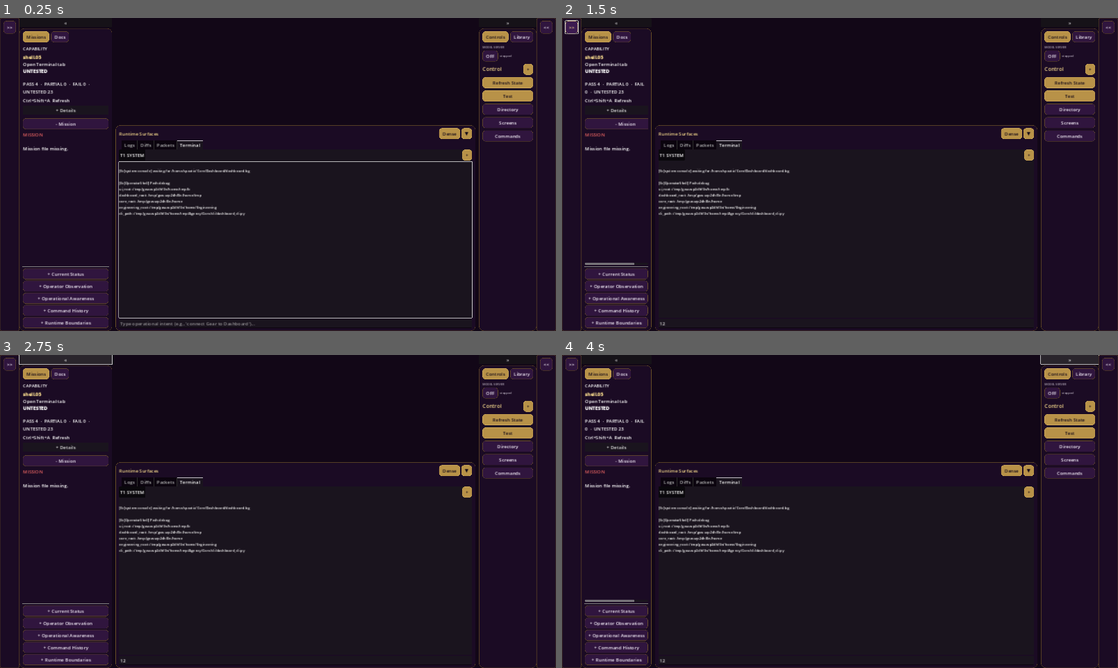
Above: before the commit, frames 1-4 (two rows, left to right).
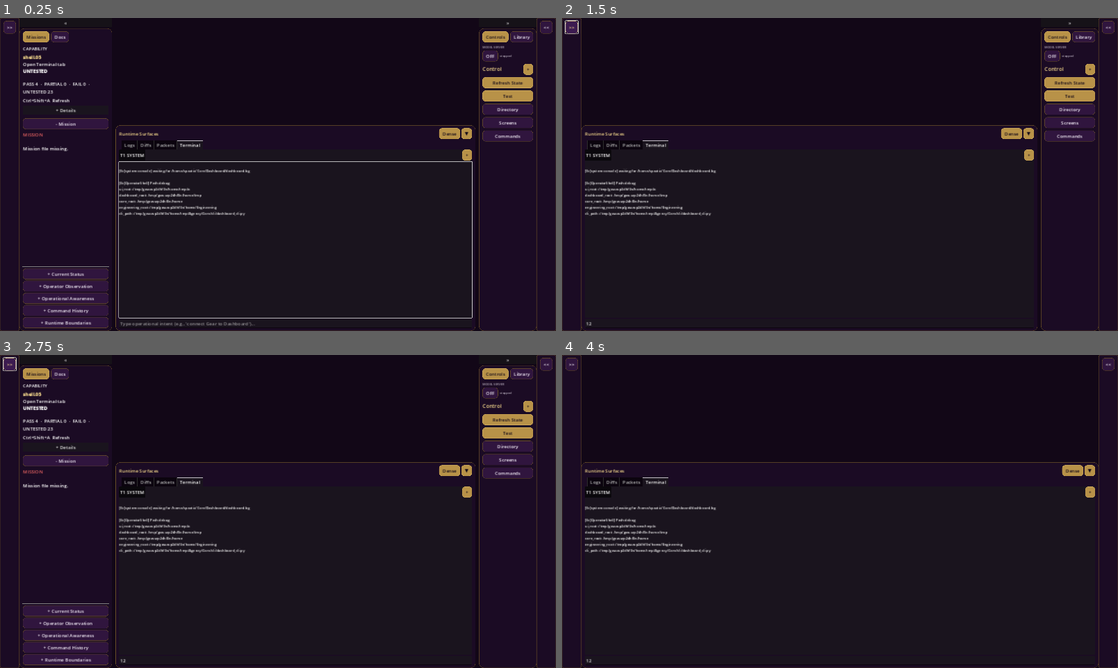
Above: after the commit, the same moments.

Repository: Precision-Tower/Spaceship
Game: Godot game, scene res://scenes/Main.tscn
The game is run twice, just before and just after one commit, with the same random seed, the same clock (stepped at 60 frames per second) and the same inputs.
Inputs (mouse positions are in pixels of both pictures, inside the frame that each line leads up to):
- Up to frame 1 (0.25 s): no input
- Up to frame 2 (1.5 s): click (856, 324) at 0.52 s; type "12" at 0.6 s; click ">>" at 1.25 s
- Up to frame 3 (2.75 s): click "«" (after the commit: ">>") at 2 s
- Up to frame 4 (4 s): click "«" at 2.75 s; click "»" at 3.5 s

The runs differ from the first frame. In frame 1, less than 0.1% of the frame differs, in the area x 33-34%, y 54-55%; in frame 2, 5.3%; in frame 3, less than 0.1%; in frame 4, 8.3%, in the area x 3-97%, y 0-100%.

Commit message:
fix: remove nonexistent drag_ended signals, keep expand-fill on workspace

Diff:
--- a/UI/OperatorShell/Main.gd
+++ b/UI/OperatorShell/Main.gd
@@ -977,25 +977,54 @@
 
 
 func _toggle_left_dock() -> void:
-	print("[Toggle] left called, left_split=", left_split)
+	print("[Toggle] left, open=", left_dock_open, " split=", left_split)
 	if left_split == null:
 		return
-	if left_split.split_offset > 30:
+	left_dock_open = not left_dock_open
+	if left_dock_shell:
+		left_dock_shell.visible = left_dock_open
+	if left_split:
+		left_split.split_offset = 320 if left_dock_open else 0
+	call_deferred("_dump_panel_state")
+
+func _on_left_drag_ended() -> void:
+	if left_split == null or left_dock_shell == null:
+		return
+	var offset: int = left_split.split_offset
+	if offset < 60 and left_dock_open:
+		left_dock_open = false
+		left_dock_shell.visible = false
 		left_split.split_offset = 0
-	else:
-		left_split.split_offset = 320
+	elif offset >= 60 and not left_dock_open:
+		left_dock_open = true
+		left_dock_shell.visible = true
 
 
 func _toggle_right_dock() -> void:
-	print("[Toggle] right called, center_right_split=", center_right_split)
+	print("[Toggle] right, open=", right_dock_open, " split=", center_right_split)
 	if center_right_split == null:
 		return
+	right_dock_open = not right_dock_open
+	if right_dock_shell:
+		right_dock_shell.visible = right_dock_open
+	if center_right_split:
+		var total_w: int = int(center_right_split.size.x)
+		center_right_split.split_offset = (total_w - 340) if right_dock_open else total_w
+	call_deferred("_dump_panel_state")
+
+func _on_right_drag_ended() -> void:
+	if center_right_split == null or right_dock_shell == null:
+		return
 	var total_w: int = int(center_right_split.size.x)
-	var panel_w: int = total_w - center_right_split.split_offset
-	if panel_w > 30:
+	var offset: int = center_right_split.split_offset
+	var panel_w: int = total_w - offset
+	if panel_w < 60 and right_dock_open:
+		right_dock_open = false
+		right_dock_shell.visible = false
 		center_right_split.split_offset = total_w
-	else:
-		center_right_split.split_offset = total_w - 340
+	elif panel_w >= 60 and not right_dock_open:
+		right_dock_open = true
+		right_dock_shell.visible = true
 
 
 func _top_bar() -> Control:
@@ -1154,6 +1183,8 @@
 func _workspace() -> Control:
 	workspace_surface = WorkspaceSurface.new(self)
 	workspace_control = workspace_surface.build()
+	workspace_control.size_flags_horizontal = Control.SIZE_EXPAND_FILL
+	workspace_control.size_flags_vertical = Control.SIZE_EXPAND_FILL
 	workspace_tabs = workspace_surface.workspace_tabs
 	return workspace_control
 
--- a/UI/OperatorShell/layout/WorkspaceSurface.gd
+++ b/UI/OperatorShell/layout/WorkspaceSurface.gd
@@ -11,10 +11,12 @@
 
 func build() -> Control:
 	var shell := PanelContainer.new()
-	shell.size_flags_vertical = Control.SIZE_FILL
+	shell.size_flags_horizontal = Control.SIZE_EXPAND_FILL
+	shell.size_flags_vertical = Control.SIZE_EXPAND_FILL
 	shell.custom_minimum_size = Vector2(0, 0)
 	host._panel(shell, Palette.PLUM_PANEL, Palette.GOLD_DARK, 1, 18)
 	workspace_tabs = TabContainer.new()
+	workspace_tabs.size_flags_horizontal = Control.SIZE_EXPAND_FILL
 	workspace_tabs.size_flags_vertical = Control.SIZE_EXPAND_FILL
 	shell.add_child(workspace_tabs)
 	return shell
@@ -94,9 +96,14 @@
 func open_workbench(name: String = "Workbench") -> void:
 	host.active_surface = name
 	host._render_current_status()
+	var box := VBoxContainer.new()
+	box.size_flags_horizontal = Control.SIZE_EXPAND_FILL
+	box.size_flags_vertical = Control.SIZE_EXPAND_FILL
 	var surface: Control = load("res://runtime/SurfaceCanvas.gd").new()
-	surface.name = name
-	add_or_focus_tab(name, surface)
+	surface.size_flags_horizontal = Control.SIZE_EXPAND_FILL
+	surface.size_flags_vertical = Control.SIZE_EXPAND_FILL
+	box.add_child(surface)
+	add_or_focus_tab(name, box)
 	host.surface_canvas = surface
 
 func add_or_focus_tab(name: String, node: Control) -> void:
--- a/UI/OperatorShell/runtime/SurfaceCanvas.gd
+++ b/UI/OperatorShell/runtime/SurfaceCanvas.gd
@@ -1,67 +1,63 @@
 extends Control
 class_name OperatorShellSurfaceCanvas
 
-# Fullbleed workspace surface. Renders background.jpg and exposes
-# content_rect()/anchor_rect() so external processes can position themselves.
+# Fullbleed workspace surface. Fits inside TabContainer via size_flags;
+# does NOT use anchors (containers ignore them and it breaks layout).
+# Renders background image and exposes content_rect()/anchor_rect().
 
 var texture_rect: TextureRect
 var background_path: String = "res://assets/background.jpg"
 var anchors: Dictionary = {}
 
 func _ready() -> void:
-	set_anchors_preset(Control.PRESET_FULL_RECT)
-	size_flags_horizontal = Control.SIZE_EXPAND_FILL
-	size_flags_vertical = Control.SIZE_EXPAND_FILL
+    size_flags_horizontal = Control.SIZE_EXPAND_FILL
+    size_flags_vertical = Control.SIZE_EXPAND_FILL
+    custom_minimum_size = Vector2(1, 1)
 
-	texture_rect = TextureRect.new()
-	texture_rect.set_anchors_preset(Control.PRESET_FULL_RECT)
-	texture_rect.expand_mode = TextureRect.EXPAND_IGNORE_SIZE
-	texture_rect.stretch_mode = TextureRect.STRETCH_KEEP_ASPECT_COVERED
-	texture_rect.mouse_filter = Control.MOUSE_FILTER_IGNORE
+    texture_rect = TextureRect.new()
+    texture_rect.set_anchors_preset(Control.PRESET_FULL_RECT)
+    texture_rect.expand_mode = TextureRect.EXPAND_IGNORE_SIZE
+    texture_rect.stretch_mode = TextureRect.STRETCH_KEEP_ASPECT_COVERED
+    texture_rect.mouse_filter = Control.MOUSE_FILTER_IGNORE
 
-	var abs_path := ProjectSettings.globalize_path(background_path)
-	if FileAccess.file_exists(abs_path):
-		var img := Image.new()
-		var err := img.load(abs_path)
-		if err == OK:
-			texture_rect.texture = ImageTexture.create_from_image(img)
-			print("[SurfaceCanvas] loaded ", abs_path)
-		else:
-			push_warning("[SurfaceCanvas] failed to load " + abs_path + " err=" + str(err))
-	else:
-		push_warning("[SurfaceCanvas] missing " + abs_path)
-	add_child(texture_rect)
-	resized.connect(_dump_state)
-	call_deferred("_dump_state")
+    var abs_path := ProjectSettings.globalize_path(background_path)
+    if FileAccess.file_exists(abs_path):
+        var img := Image.new()
+        var err := img.load(abs_path)
+        if err == OK:
+            texture_rect.texture = ImageTexture.create_from_image(img)
+            print("[SurfaceCanvas] loaded ", abs_path)
+        else:
+            push_warning("[SurfaceCanvas] failed to load " + abs_path + " err=" + str(err))
+    else:
+        push_warning("[SurfaceCanvas] missing " + abs_path)
+    add_child(texture_rect)
+    resized.connect(_dump_state)
+    call_deferred("_dump_state")
 
 func _dump_state() -> void:
-	if texture_rect == null:
-		return
-	var tex_size := "none"
-	if texture_rect.texture != null:
-		var ts: Vector2 = texture_rect.texture.get_size()
-		tex_size = str(int(ts.x)) + "x" + str(int(ts.y))
-	print("[SurfaceCanvasState] self=", int(size.x), "x", int(size.y),
-		" tex_rect=", int(texture_rect.size.x), "x", int(texture_rect.size.y),
-		" tex_loaded=", texture_rect.texture != null,
-		" tex_size=", tex_size)
+    if texture_rect == null:
+        return
+    print("[SurfaceCanvasState] self=", int(size.x), "x", int(size.y),
+        " tex_rect=", int(texture_rect.size.x), "x", int(texture_rect.size.y),
+        " visible=", visible)
 
 func content_rect() -> Rect2:
-	if not is_inside_tree():
-		return Rect2()
-	return get_global_rect()
+    if not is_inside_tree():
+        return Rect2()
+    return get_global_rect()
 
 func add_anchor(name: String, normalized_rect: Rect2) -> void:
-	anchors[name] = normalized_rect
+    anchors[name] = normalized_rect
 
 func anchor_rect(name: String) -> Rect2:
-	if not anchors.has(name):
-		return Rect2()
-	var base := content_rect()
-	var rel: Rect2 = anchors[name]
-	return Rect2(
-		base.position.x + rel.position.x * base.size.x,
-		base.position.y + rel.position.y * base.size.y,
-		rel.size.x * base.size.x,
-		rel.size.y * base.size.y
-	)
+    if not anchors.has(name):
+        return Rect2()
+    var base := content_rect()
+    var rel: Rect2 = anchors[name]
+    return Rect2(
+        base.position.x + rel.position.x * base.size.x,
+        base.position.y + rel.position.y * base.size.y,
+        rel.size.x * base.size.x,
+        rel.size.y * base.size.y
+    )
